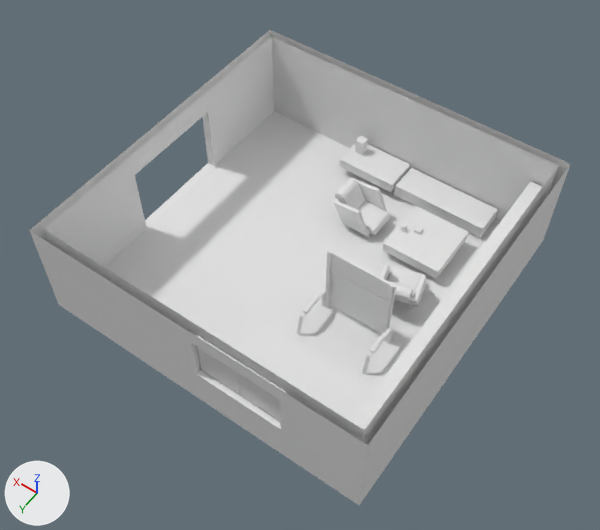
One commit to the Blender file Office.blend: the scene before it, then after it.
Rendered twice from a 50 mm camera at (-8.31, 12.04, 18.92) aimed at (-0.2, 0.68, 1.08). The axes (+X, +Y, +Z) are drawn at lower left. The lights are the same throughout.

The first picture shows 'Armchair.001', 'Armchair.002', 'Desk', 'Desk chair', 'Shelf', 'Sofa', 'Table', 'Table.001', 'Walls', 'Window.001'.
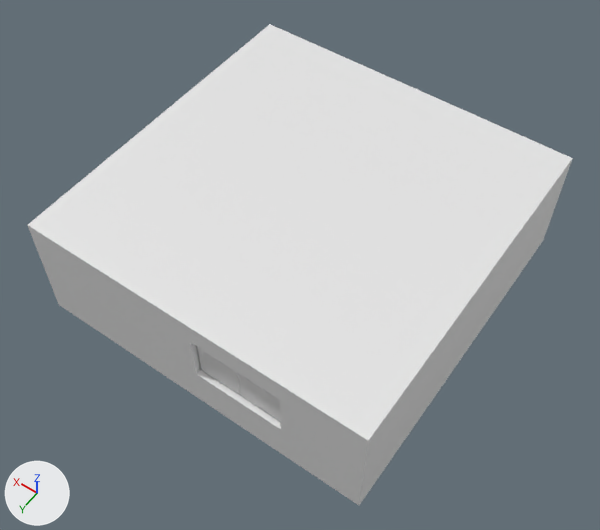
The change in detail:
me_cube_006 is used by ob_desk_chair; location (-2.15, 1.88, 1.07); scale (0.523, 0.523, 0.819).
me_cube_006 had 1770 vertices, 1756 faces and spanned x 0.0..2.15, y -2.2..1.46, z -1.33..1.78.
me_cube_006 now has 1808 vertices, 1713 faces and spans x -1.91..1.91, y -2.65..2.15, z -1.25..3.3.
me_cube_006 part 5: the loose piece of 1538 vertices spanning x 1.86..2.15, y -1.53..-0.28, z -0.38..-0.23 is deleted.
me_cube_006 part 6: the loose piece of 32 vertices spanning x 1.91..2.1, y -2.02..0.32, z -1.33..-0.35 is deleted.
me_cube_006 part 7: the loose piece of 8 vertices spanning x 0.0..1.91, y -2.14..-2.02, z 0.94..1.78 is deleted.
me_cube_006 part 8: the loose piece of 8 vertices spanning x 0.0..1.91, y -2.14..-2.02, z -0.9..0.92 is deleted.
me_cube_006 part 9: 24 vertices removed from x 0.0..1.91, y -2.02..1.46, z -1.29..1.76; 1732 vertices added at x -1.91..1.91, y -2.65..2.15, z -1.25..3.3.
me_cube_009 is used by ob_table_001; location (0.43, -4.16, 0.55); scale (0.942, 0.537, 0.157).
me_cube_009 had 8 vertices, 6 faces and spanned x -1.0..1.0, y -1.0..1.0, z -1.0..1.0.
me_cube_009 now has 358 vertices, 308 faces and spans x -0.94..0.94, y -0.54..0.55, z -0.44..0.16.
me_cube_009 part 1: 8 vertices removed from x -1.0..1.0, y -1.0..1.0, z -1.0..1.0; 358 vertices added at x -0.94..0.94, y -0.54..0.55, z -0.44..0.16.
me_cube_009 part 2: the surface is now shaded smooth.
me_cube_008 is used by ob_sofa; location (-2.03, -4.23, 0.4); scale (1.48, -0.47, -0.202).
me_cube_008 had 8 vertices, 6 faces and spanned x -1.0..1.0, y -1.0..1.0, z -1.0..1.0.
me_cube_008 now has 4127 vertices, 4119 faces and spans x -1.19..1.19, y -0.5..0.5, z -0.2..0.24.
me_cube_008 part 3: 8 vertices removed from x -1.0..1.0, y -1.0..1.0, z -1.0..1.0; 4127 vertices added at x -1.19..1.19, y -0.5..0.5, z -0.2..0.24.
me_cube_008 part 4: the surface is now shaded smooth.
Object 'Ceiling' (ob_ceiling) is now shown.
Object 'Desk chair' (ob_desk_chair) loses its MIRROR modifier named 'Mirror'.
Modifier setting removed (it was use_clip = True).
Object 'Desk chair' (ob_desk_chair) gains a BEVEL modifier named 'Bevel'.

Boxes (x1, y1, x2, y2) around the edits, measured in the pictures (600 x 530 px):
'Ceiling', shown
    after: (27, 24, 573, 445)
part 1 of me_cube_009, built on
    before: (339, 144, 410, 192)
part 3 of me_cube_008, built on
    before: (394, 168, 498, 238)
part 5 of me_cube_006, deleted
    before: (303, 294, 387, 353)
part 6 of me_cube_006, deleted
    before: (297, 290, 392, 375)
part 7 of me_cube_006, deleted
    before: (327, 249, 396, 303)
part 8 of me_cube_006, deleted
    before: (325, 268, 393, 333)
part 9 of me_cube_006, built on
    before: (325, 252, 393, 341)
'Walls', unchanged, covered by the edit
    before: (29, 30, 571, 505)
    after: (29, 164, 571, 505)
'Desk', unchanged, covered by the edit
    before: (236, 320, 376, 422)
'Shelf', unchanged, covered by the edit
    before: (351, 182, 542, 430)
'Table', unchanged, covered by the edit
    before: (383, 205, 469, 279)
